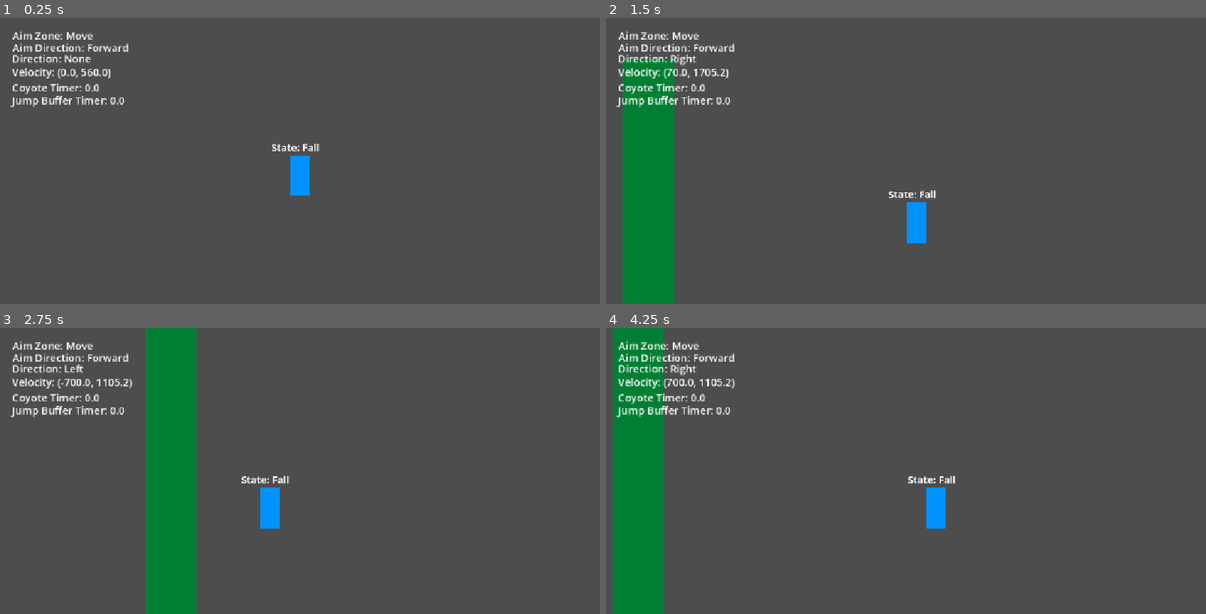
Above: before the commit, frames 1-4 (two rows, left to right).
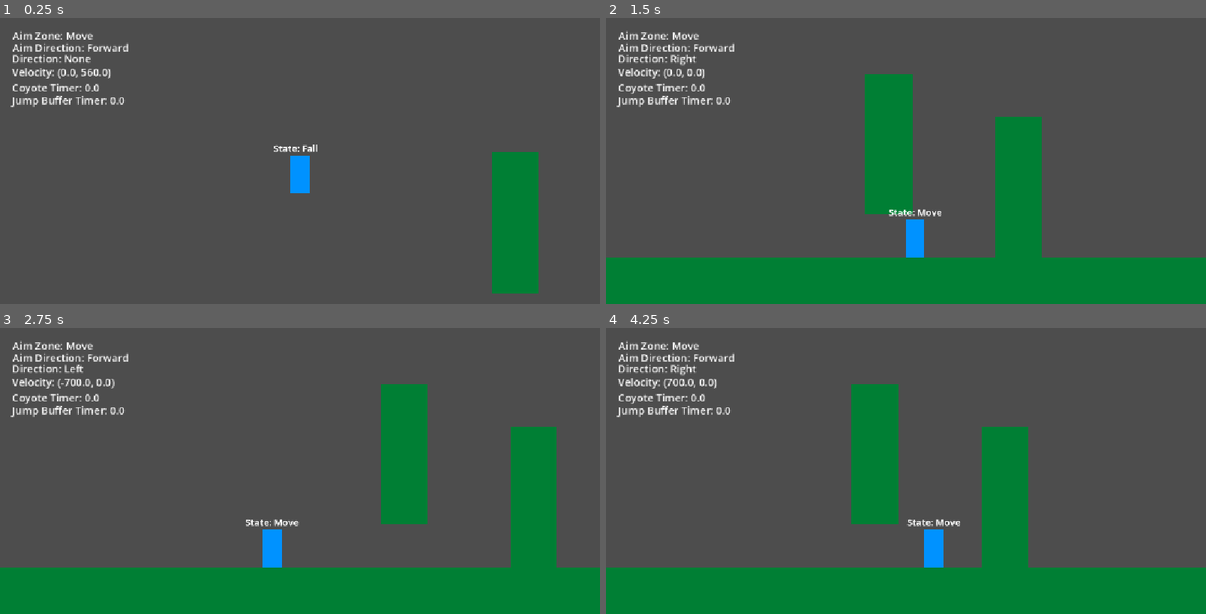
Above: after the commit, the same moments.

Repository: Mrdarx444/Veinbreaker
Game: Godot game, scene res://source/test/world.tscn
The game is run twice, just before and just after one commit, with the same random seed, the same clock (stepped at 60 frames per second) and the same inputs.
Inputs (mouse positions are in pixels of both pictures, inside the frame that each line leads up to):
- Up to frame 1 (0.25 s): no input
- Up to frame 2 (1.5 s): tap Enter at 0.5 s; move the mouse to (1038, 146) at 0.52 s; hold D (Right) 0.53-1.25 s; tap Shift (Dash) at 0.6 s; click (1038, 146) at 0.67 s; tap Space (Jump) at 0.77 s; drag from (786, 175) to (876, 218) at 1.27 s
- Up to frame 3 (2.75 s): move the mouse to (360, 408) at 2.02 s; hold A (Left) from 2.03 s (still down); tap Shift (Dash) at 2.1 s
- Up to frame 4 (4.25 s): release A (Left) at 2.75 s; drag from (876, 528) to (726, 428) at 2.77 s; move the mouse to (1086, 513) at 3.52 s; hold D (Right) from 3.53 s (still down); tap Shift (Dash) at 3.6 s; tap Space (Jump) at 3.77 s

The runs differ from the first frame. In frame 1, 4.0% of the frame differs, in the area x 45-90%, y 43-97%; in frame 2, 29%; in frame 3, 31%, in the area x 0-100%, y 0-100%; in frame 4, 31%.

Commit message:
Camera Level Limits Pre-Designed System

Diff:
--- a/project.godot
+++ b/project.godot
@@ -13,6 +13,10 @@
 config/name="Veinbreaker Project"
 run/main_scene="uid://bbcxbsd1jn3bh"
 config/features=PackedStringArray("4.7", "Mobile")
+boot_splash/bg_color=Color(0, 0, 0, 1)
+boot_splash/show_image=false
+boot_splash/stretch_mode=0
+boot_splash/use_filter=false
 config/icon="res://icon.svg"
 
 [debug]
--- a/source/scenes/Player/player.tscn
+++ b/source/scenes/Player/player.tscn
@@ -58,7 +58,8 @@
 shape = SubResource("RectangleShape2D_yd3kj")
 
 [node name="Camera" type="Camera2D" parent="." unique_id=1120778986]
-zoom = Vector2(0.65, 0.65)
+zoom = Vector2(0.6, 0.6)
+limit_smoothed = true
 position_smoothing_enabled = true
 position_smoothing_speed = 7.0
 
@@ -169,11 +170,11 @@
 [node name="JumpButton" type="TouchScreenButton" parent="HUD/Controllers" unique_id=1566731449]
 material = SubResource("CanvasItemMaterial_n0ac8")
 position = Vector2(967, 416)
-scale = Vector2(0.4, 0.4)
+scale = Vector2(0.5, 0.5)
 texture_normal = ExtResource("10_n0ac8")
 action = "Jump"
 script = ExtResource("12_oyrgr")
-offset = Vector2(100, 50)
+offset = Vector2(130, 40)
 
 [node name="DashButton" type="TouchScreenButton" parent="HUD/Controllers" unique_id=1920385870]
 material = SubResource("CanvasItemMaterial_n0ac8")
--- /dev/null
+++ b/source/test/level_camera.gd
@@ -0,0 +1,9 @@
+extends Camera2D
+
+@onready var player_camera: Camera2D = $"../Player".get_node("Camera")
+
+func _ready() -> void:
+	player_camera.limit_left = limit_left
+	player_camera.limit_top = limit_top
+	player_camera.limit_right = limit_right
+	player_camera.limit_bottom = limit_bottom
--- a/source/test/world.tscn
+++ b/source/test/world.tscn
@@ -1,6 +1,7 @@
 [gd_scene format=3 uid="uid://bbcxbsd1jn3bh"]
 
 [ext_resource type="PackedScene" uid="uid://bghqxvldmkdeg" path="res://source/scenes/Player/player.tscn" id="1_4loxo"]
+[ext_resource type="Script" uid="uid://ndyhlhric3kf" path="res://source/test/level_camera.gd" id="2_pdc63"]
 
 [sub_resource type="RectangleShape2D" id="RectangleShape2D_dihab"]
 size = Vector2(4000, 150)
@@ -9,7 +10,7 @@
 size = Vector2(150, 450)
 
 [sub_resource type="RectangleShape2D" id="RectangleShape2D_4loxo"]
-size = Vector2(150, 6000)
+size = Vector2(150, 1000)
 
 [sub_resource type="RectangleShape2D" id="RectangleShape2D_slmcd"]
 size = Vector2(150, 1000)
@@ -63,11 +64,11 @@
 shape = SubResource("RectangleShape2D_pdc63")
 
 [node name="Wall2" type="StaticBody2D" parent="." unique_id=2023223713]
-position = Vector2(-1376, -2595)
+position = Vector2(-1376, -95)
 metadata/_edit_group_ = true
 
 [node name="ColorRect" type="ColorRect" parent="Wall2" unique_id=1466730599]
-custom_minimum_size = Vector2(150, 6000)
+custom_minimum_size = Vector2(150, 1000)
 anchors_preset = 8
 anchor_left = 0.5
 anchor_top = 0.5
@@ -132,4 +133,11 @@
 shape = SubResource("RectangleShape2D_pdc63")
 
 [node name="Player" parent="." unique_id=1568325260 instance=ExtResource("1_4loxo")]
-position = Vector2(-1359, -6230)
+position = Vector2(-337, -191)
+
+[node name="LevelCamera" type="Camera2D" parent="." unique_id=893587825]
+limit_left = -1451
+limit_top = -800
+limit_right = 2549
+limit_bottom = 555
+script = ExtResource("2_pdc63")
Not shown, added: source/test/level_camera.gd.uid
